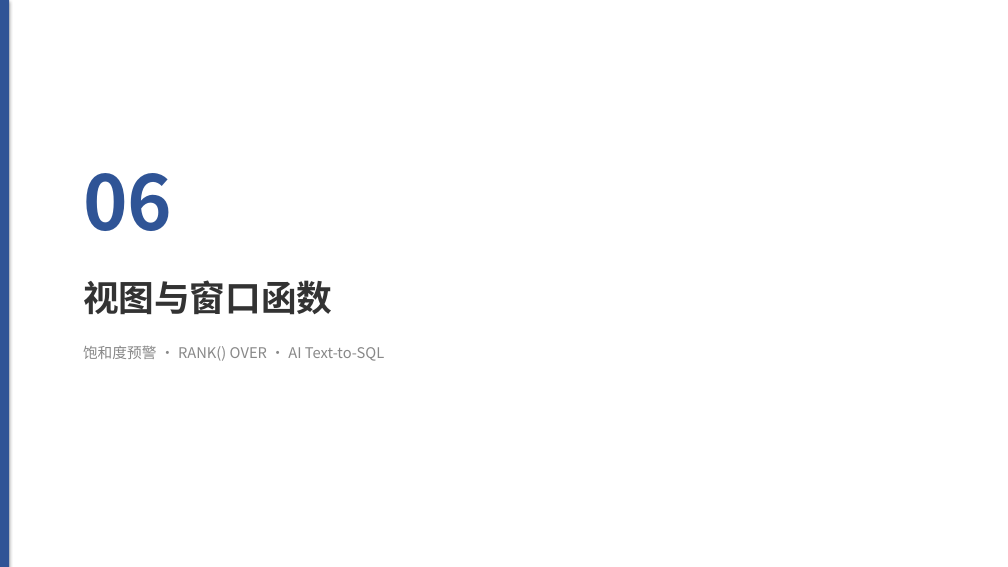
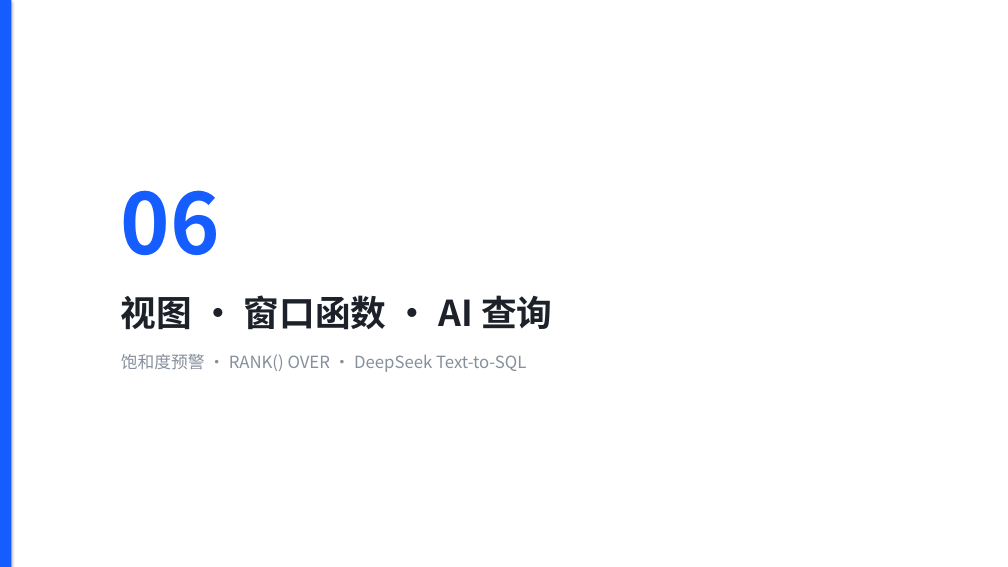
Before and after one commit to sou1maker/database, a slide deck: slide 33 of 校园外卖两段式配送系统_答辩汇报.pptx (slide 28 before the commit). Drawn at 1008x567 pixels with LibreOffice and Linux fonts; fonts in the diff are those of the drawing. Boxes give left, top, right and bottom in pixels: in the first picture for what was removed or moved away, otherwise in the second. Text is boxed around its words. In the diff, an @@ line names an element or a change of style, - is before the commit and + after.

```diff
--- a/校园外卖两段式配送系统_答辩汇报.pptx
+++ b/校园外卖两段式配送系统_答辩汇报.pptx
@@ rectangle at (x1=0, y1=0, x2=11, y2=567): fill #2F5496 to #165DFF @@
@@ text "06" moved from (x1=83, y1=173, x2=172, y2=231) to (x1=121, y1=190, x2=220, y2=255) @@
@@ text "06" at (x1=121, y1=190, x2=220, y2=255): size 72 to 80 pt, text colour #2F5496 to #165DFF @@
@@ text at (x1=121, y1=295, x2=552, y2=330): text changed; text colour #333333 to #1D2129 @@
-视图与窗口函数
+视图 · 窗口函数 · AI 查询
@@ text at (x1=121, y1=354, x2=526, y2=372): text changed; size 14 to 16 pt; text colour #888888 to #86909C @@
-饱和度预警 · RANK() OVER · AI Text-to-SQL
+饱和度预警 · RANK() OVER · DeepSeek Text-to-SQL
```
Also in this commit, not shown: 32 other slides changed, 14 slides added, 9 slides removed, 1 other file.
